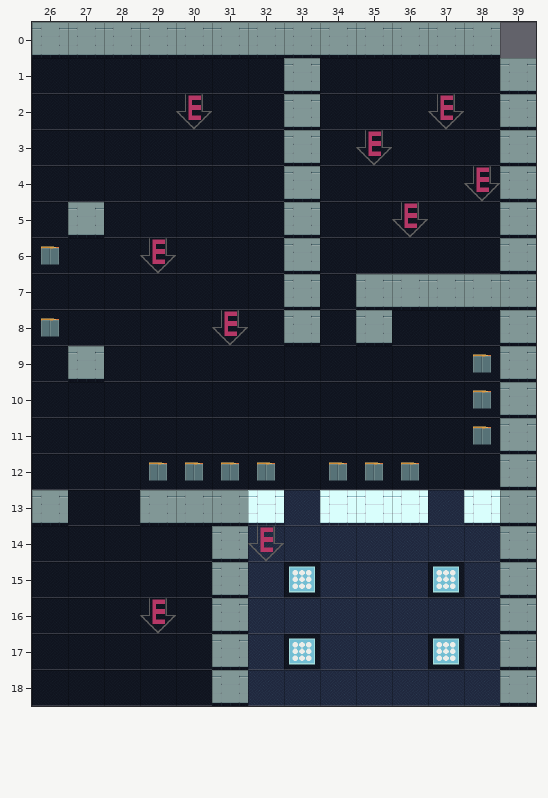
One commit to this Tiled map: source code/assets/maps/level0.tmx. The first picture shows the starting point.
Cells are 64x64 px. Shown: x 26..39, y 0..18.
And afterwards:
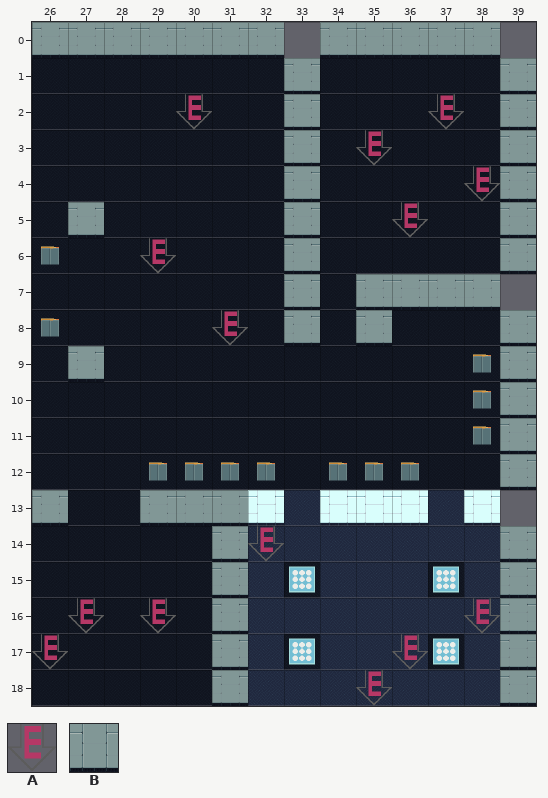
Key: from "test": A 0 "enemy", B 40 "big plates".
Objects are placed by their top-left corner, in cells (3,4 is the top-left corner of cell 3,4); size is 1x1 cell unless given.
The exact change:
Layer "walls":
removed: B "big plates" at 33,0
removed: B "big plates" at 39,7
removed: B "big plates" at 39,13
Layer "actors":
added: A "enemy" at 38,16
added: A "enemy" at 27,16
added: A "enemy" at 36,17
added: A "enemy" at 26,17
added: A "enemy" at 35,18
Pixel boxes of the changes (left, top, right, bottom) in both pictures:
removed: (284, 22, 320, 58)
removed: (500, 274, 536, 310)
removed: (500, 490, 536, 526)
added: (32, 598, 104, 670)
added: (464, 598, 500, 633)
added: (356, 634, 428, 705)
